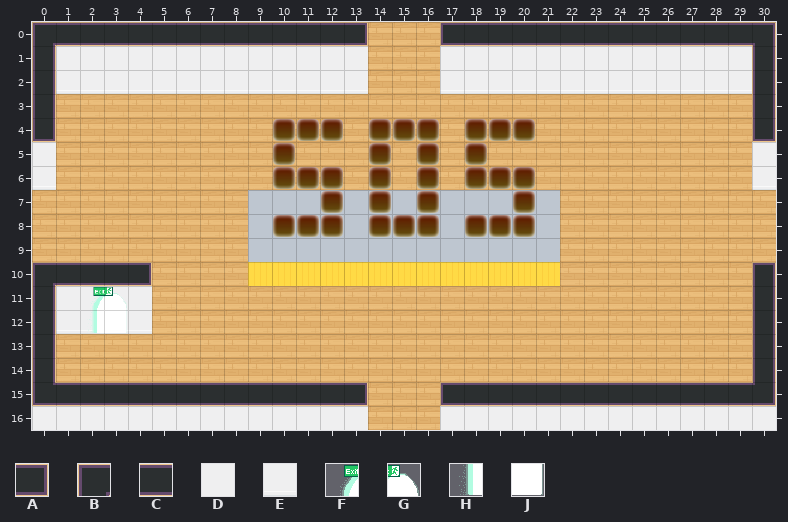
Level history. Tiled map (JSON): dist/map/505.json. The first picture shows the starting point.
Cells are 32x32 px. Shown: x 0..30, y 0..16.
Key: from "tileset5_export": A 47, B 48, C 56, D 62, E 72; from "worldExit": F 0, G 1, H 2, J 3.
_ is an empty cell.
Layers that did not change in this view are not listed.
Layer "walltest" before, first column x 0:
 5 __________
 6 __________
 7 __________
 8 __________
 9 __________
10 BCCCA_____
11 _DDDD_____
12 _EEEE_____
13 __________
14 __________
15 __________
16 __________
The result:
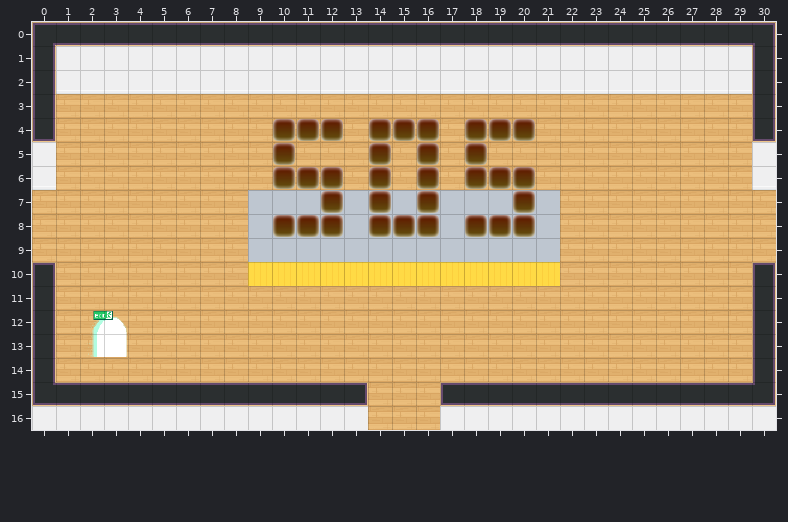
Tiles of an added or newly shown layer are drawn over the layers below it.
Difference:
Layer "walltest":
Tile A is gone in row 10 at x 4.
Tile B is gone in row 10 at x 0.
Tile C is gone in row 10 at x 1 to 3.
Tile D is gone in row 11 at x 1 to 4.
Tile E is gone in row 12 at x 1 to 4.
Layer "door-north" (now shown):
The edit adds tile C in row 0 at x 13 to 17.
The edit adds tile D in row 1 at x 14 to 16.
The edit adds tile E in row 2 at x 14 to 16.
Layer "LOBBYx":
Tile H gives way to tile F in row 12 at x 2.
Tile J gives way to tile G in row 12 at x 3.
The edit adds tile H in row 13 at x 2.
The edit adds tile J in row 13 at x 3.
Tile F is gone in row 11 at x 2.
Tile G is gone in row 11 at x 3.
Changed places in both pictures, as pixel boxes (x1, y1, x2, y2):
added: (365, 22, 443, 94)
changed: (53, 262, 152, 357)
